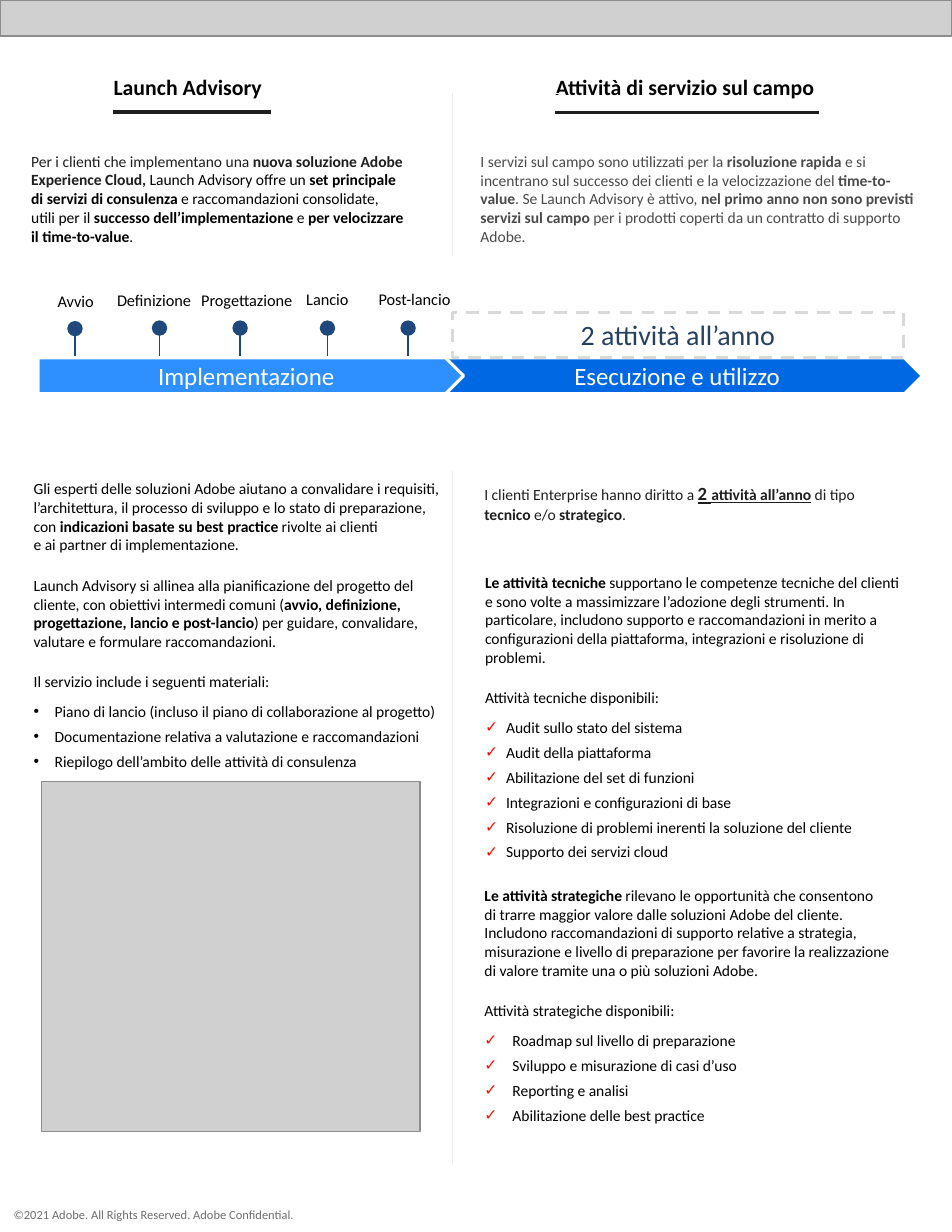
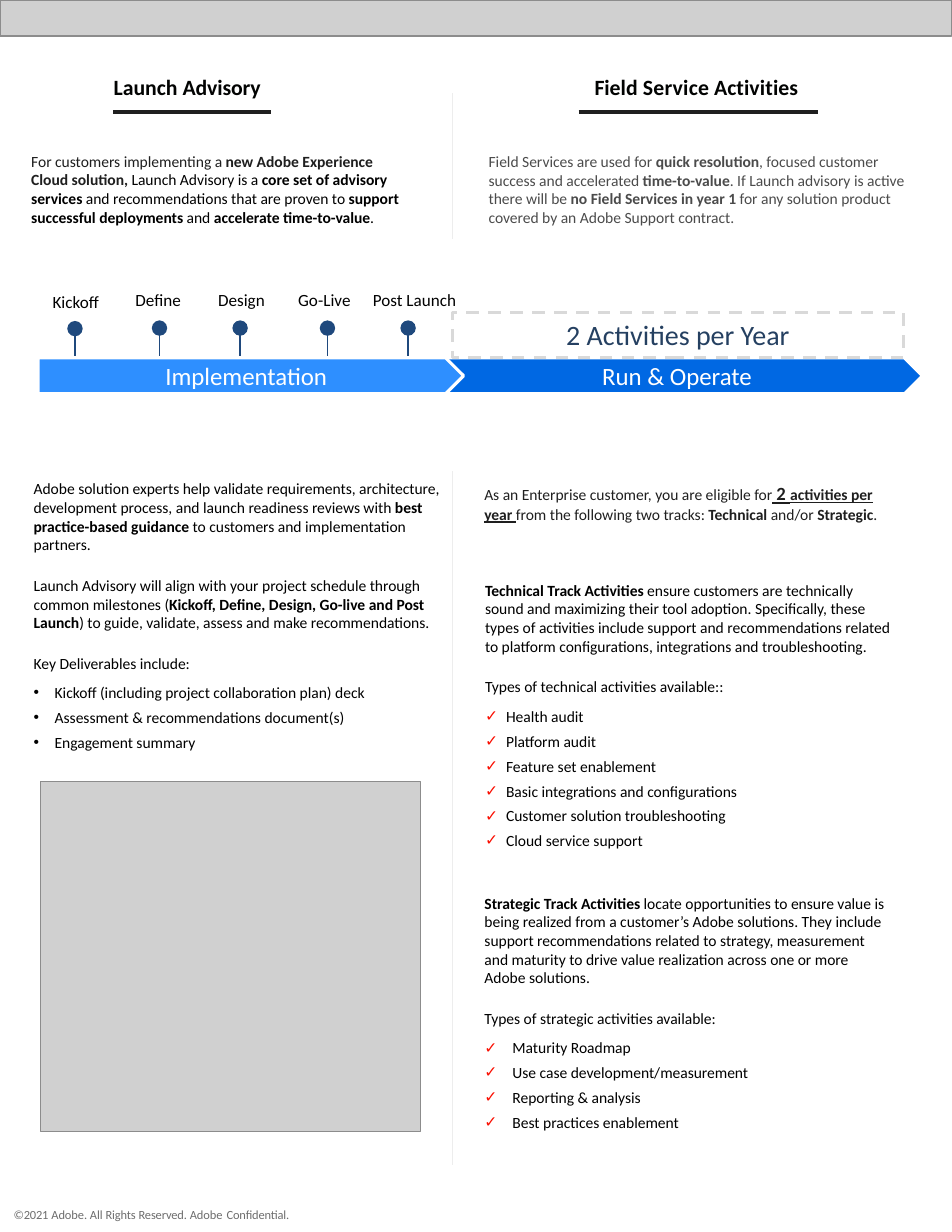
Before and after one commit to AdobeDocs/support-resources.it-IT, a slide deck: slide 3 of help/data-sheets/assets/EnterpriseSupportDatasheet.pptx. Drawn at 952x1232 pixels with LibreOffice and Linux fonts; fonts in the diff are those of the drawing; grey boxes stand for pictures. Boxes give left, top, right and bottom in pixels: in the first picture for what was removed or moved away, otherwise in the second. Text is boxed around its words. In the diff, an @@ line names an element or a change of style, - is before the commit and + after.

```diff
--- a/help/data-sheets/assets/EnterpriseSupportDatasheet.pptx
+++ b/help/data-sheets/assets/EnterpriseSupportDatasheet.pptx
@@ text at (595,79,798,95): text changed @@
-Attività di servizio sul campo
+Field Service Activities
@@ freeform shape: place and size @@
-freeform shape at (452,93,458,255)
+freeform shape at (452,93,458,239)
@@ freeform shape: place and size @@
-freeform shape at (554,112,819,120)
+freeform shape at (579,112,819,119)
@@ text at (31,156,399,226): text changed @@
-Per i clienti che implementano una nuova soluzione Adobe Experience Cloud, Launch Advisory offre un set principale
-di servizi di consulenza e raccomandazioni consolidate,
-utili per il successo dell’implementazione e per velocizzare
-il time-to-value.
+For customers implementing a new Adobe Experience Cloud solution, Launch Advisory is a core set of advisory services and recommendations that are proven to support successful deployments and accelerate time-to-value.
@@ text at (489,156,904,226): text changed @@
-I servizi sul campo sono utilizzati per la risoluzione rapida e si incentrano sul successo dei clienti e la velocizzazione del time-to-value. Se Launch Advisory è attivo, nel primo anno non sono previsti servizi sul campo per i prodotti coperti da un contratto di supporto Adobe.
+Field Services are used for quick resolution, focused customer success and accelerated time-to-value. If Launch advisory is active there will be no Field Services in year 1 for any solution product covered by an Adobe Support contract.
@@ text at (53,296,99,308): text changed; size 10.5 to 11 pt @@
-Avvio
+Kickoff
@@ text at (135,294,180,306): text changed; size 10.5 to 11 pt @@
-Definizione
+Define
@@ text at (218,294,265,309): text changed; size 10.5 to 11 pt @@
-Progettazione
+Design
@@ text at (298,294,350,306): text changed; size 10.5 to 11 pt @@
-Lancio
+Go-Live
@@ text at (373,294,456,306): text changed; size 10.5 to 11 pt @@
-Post-lancio
+Post Launch
@@ text in rectangle at (566,325,790,350): text changed @@
-2 attività all’anno
+2 Activities per Year
@@ text in pentagon arrow at (165,367,327,389): text changed @@
-Implementazione
+Implementation
@@ text in pentagon arrow at (602,369,752,389): text changed @@
-Esecuzione e utilizzo
+Run & Operate
@@ text at (34,483,439,751): text changed @@
-Gli esperti delle soluzioni Adobe aiutano a convalidare i requisiti, l’architettura, il processo di sviluppo e lo stato di preparazione,
-con indicazioni basate su best practice rivolte ai clienti
-e ai partner di implementazione.
-Launch Advisory si allinea alla pianificazione del progetto del cliente, con obiettivi intermedi comuni (avvio, definizione, progettazione, lancio e post-lancio) per guidare, convalidare, valutare e formulare raccomandazioni.
-Il servizio include i seguenti materiali:
-• Piano di lancio (incluso il piano di collaborazione al progetto)
-• Documentazione relativa a valutazione e raccomandazioni
-• Riepilogo dell’ambito delle attività di consulenza
+Adobe solution experts help validate requirements, architecture, development process, and launch readiness reviews with best practice-based guidance to customers and implementation partners.
+Launch Advisory will align with your project schedule through common milestones (Kickoff, Define, Design, Go-live and Post Launch) to guide, validate, assess and make recommendations.
+Key Deliverables include:
+• Kickoff (including project collaboration plan) deck
+• Assessment & recommendations document(s)
+• Engagement summary
@@ text at (484,488,877,523): text changed @@
-I clienti Enterprise hanno diritto a 2 attività all’anno di tipo tecnico e/o strategico.
+As an Enterprise customer, you are eligible for 2 activities per year from the following two tracks: Technical and/or Strategic.
@@ text at (485,585,890,849): text changed @@
-Le attività tecniche supportano le competenze tecniche del clienti e sono volte a massimizzare l’adozione degli strumenti. In particolare, includono supporto e raccomandazioni in merito a configurazioni della piattaforma, integrazioni e risoluzione di problemi.
-Attività tecniche disponibili:
-✓ Audit sullo stato del sistema
-✓ Audit della piattaforma
-✓ Abilitazione del set di funzioni
-✓ Integrazioni e configurazioni di base
-✓ Risoluzione di problemi inerenti la soluzione del cliente
-✓ Supporto dei servizi cloud
+Technical Track Activities ensure customers are technically sound and maximizing their tool adoption. Specifically, these types of activities include support and recommendations related to platform configurations, integrations and troubleshooting.
+Types of technical activities available::
+✓ Health audit
+✓ Platform audit
+✓ Feature set enablement
+✓ Basic integrations and configurations
+✓ Customer solution troubleshooting
+✓ Cloud service support
@@ text at (484,898,885,1131): text changed @@
-Le attività strategiche rilevano le opportunità che consentono
-di trarre maggior valore dalle soluzioni Adobe del cliente.
-Includono raccomandazioni di supporto relative a strategia, misurazione e livello di preparazione per favorire la realizzazione
-di valore tramite una o più soluzioni Adobe.
-Attività strategiche disponibili:
-✓ Roadmap sul livello di preparazione
-✓ Sviluppo e misurazione di casi d’uso
-✓ Reporting e analisi
-✓ Abilitazione delle best practice
+Strategic Track Activities locate opportunities to ensure value is being realized from a customer’s Adobe solutions. They include support recommendations related to strategy, measurement and maturity to drive value realization across one or more Adobe solutions.
+Types of strategic activities available:
+✓ Maturity Roadmap
+✓ Use case development/measurement
+✓ Reporting & analysis
+✓ Best practices enablement
@@ text "©2021 Adobe. All Rights Reserved. ..." at (14,1210,290,1221): letter spacing 0 to -0.1 pt @@
```
Also in this commit, not shown: 2 other slides changed, 1 slide added, 1 slide removed, 1 other file.
